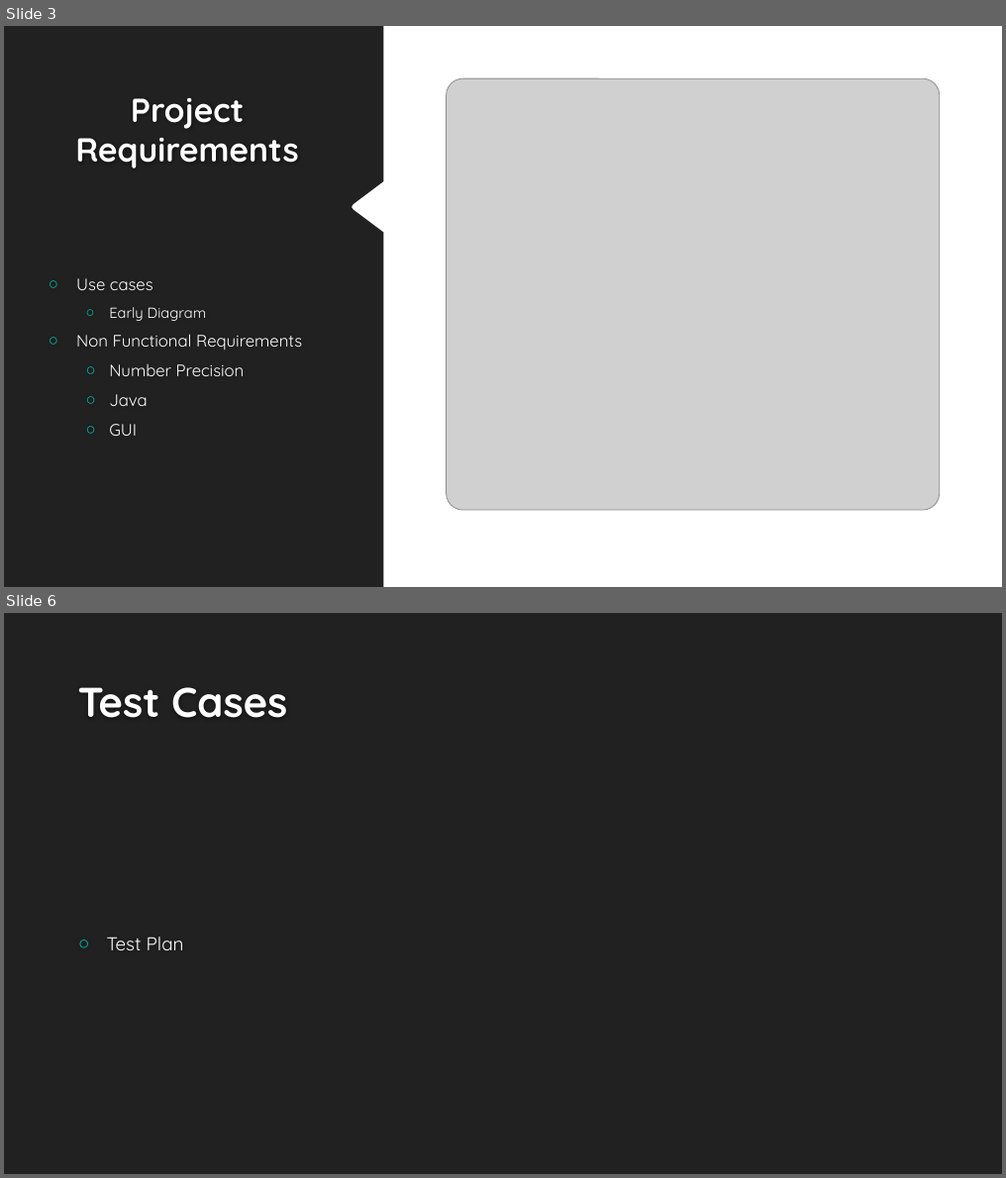
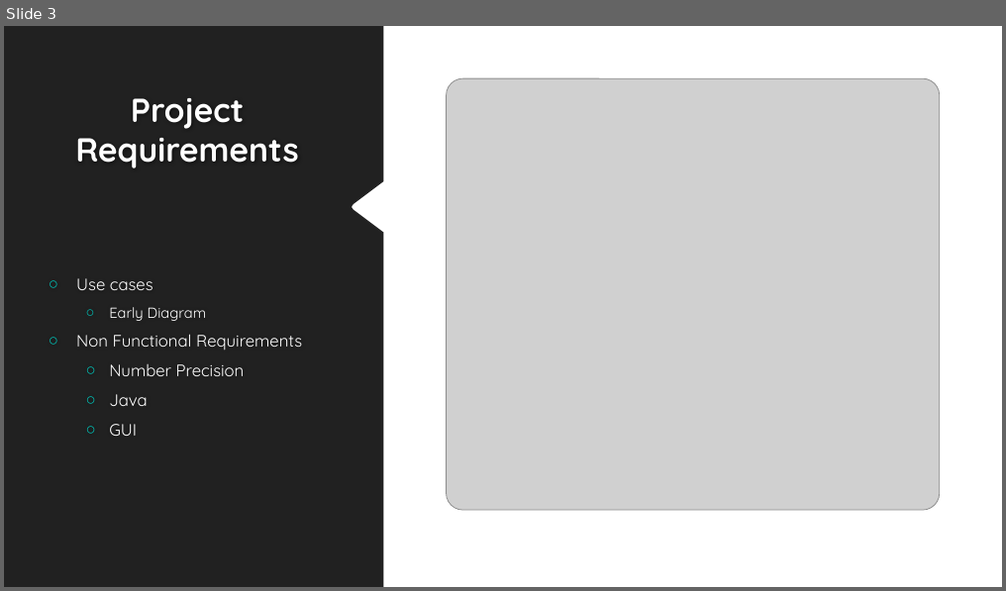
Before and after one commit to Fastwatch/FastWatch361, a slide deck: Artifacts/Presentation/Fastwatch.pptx. Shown one above the other, each under a label of ours: slides 3 and 6 before the commit, slide 3 after it; the slides between them are not shown. The pictures are 1006x1178 and 1006x591 pixels, drawn with LibreOffice and Linux fonts; fonts in the diff are those of the drawing; grey boxes stand for pictures; background and template pictures are left out. Boxes give left, top, right and bottom in pixels: in the first picture for what was removed or moved away, otherwise in the second. Text is boxed around its words. In the diff, an @@ line names an element or a change of style, - is before the commit and + after.

```diff
--- a/Artifacts/Presentation/Fastwatch.pptx
+++ b/Artifacts/Presentation/Fastwatch.pptx
@@ slide 6 removed at bbox=[4, 613, 1002, 1174], background #212121 @@
@@ title removed at bbox=[78, 687, 287, 718] @@
-Test Cases
@@ text removed at bbox=[107, 937, 184, 951] @@
-○ Test Plan
```
Also in this commit, not shown: 3 slides changed, 1 other file.
